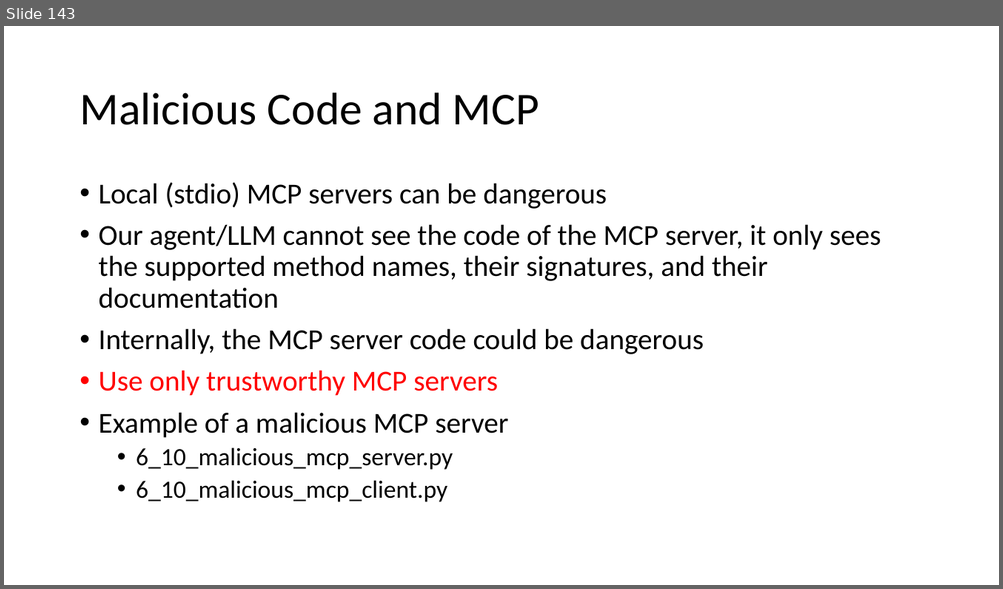
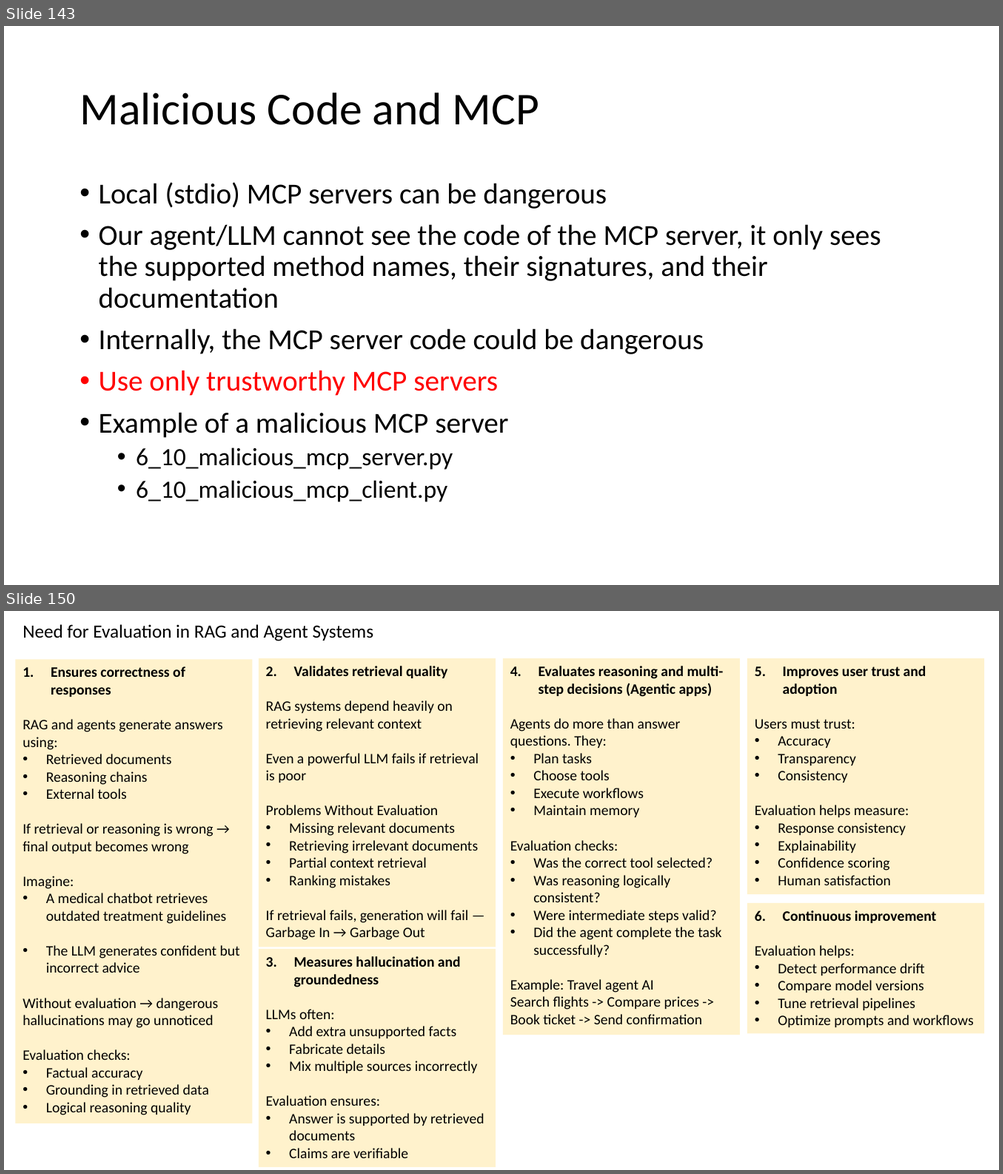
Before and after one commit to atulkahatecdac/agenticai_real, a slide deck: presentation/Agentic AI - Realpage.pptx. Shown one above the other, each under a label of ours: slide 143 before the commit, slides 143 and 150 after it; the slides between them are not shown. The pictures are 1003x589 and 1003x1174 pixels, drawn with LibreOffice and Linux fonts; fonts in the diff are those of the drawing. Boxes give left, top, right and bottom in pixels: in the first picture for what was removed or moved away, otherwise in the second. Text is boxed around its words. In the diff, an @@ line names an element or a change of style, - is before the commit and + after.

```diff
--- a/presentation/Agentic AI - Realpage.pptx
+++ b/presentation/Agentic AI - Realpage.pptx
@@ slide 150 added at (4,611,999,1170), background #FFFFFF @@
@@ text added at (22,624,374,641), 18 pt, text #000000 @@
+Need for Evaluation in RAG and Agent Systems
@@ rectangle added at (15,660,253,1125), fill #FFF2CC, 14 pt, text #000000 @@
+1. Ensures correctness of responses
+RAG and agents generate answers using:
+• Retrieved documents
+• Reasoning chains
+• External tools
+If retrieval or reasoning is wrong → final output becomes wrong
+Imagine:
+• A medical chatbot retrieves outdated treatment guidelines
+• The LLM generates confident but incorrect advice
+Without evaluation → dangerous hallucinations may go unnoticed
+Evaluation checks:
+• Factual accuracy
+• Grounding in retrieved data
+• Logical reasoning quality
@@ rectangle added at (259,659,495,948), fill #FFF2CC, 14 pt, text #000000 @@
+2. Validates retrieval quality
+RAG systems depend heavily on retrieving relevant context
+Even a powerful LLM fails if retrieval is poor
+Problems Without Evaluation
+• Missing relevant documents
+• Retrieving irrelevant documents
+• Partial context retrieval
+• Ranking mistakes
+If retrieval fails, generation will fail — Garbage In → Garbage Out
@@ rectangle added at (504,659,740,1036), fill #FFF2CC, 14 pt, text #000000 @@
+4. Evaluates reasoning and multi-step decisions (Agentic apps)
+Agents do more than answer questions. They:
+• Plan tasks
+• Choose tools
+• Execute workflows
+• Maintain memory
+Evaluation checks:
+• Was the correct tool selected?
+• Was reasoning logically consistent?
+• Were intermediate steps valid?
+• Did the agent complete the task successfully?
+Example: Travel agent AI
+Search flights -> Compare prices -> Book ticket -> Send confirmation
@@ rectangle added at (747,659,984,894), fill #FFF2CC, 14 pt, text #000000 @@
+5. Improves user trust and adoption
+Users must trust:
+• Accuracy
+• Transparency
+• Consistency
+Evaluation helps measure:
+• Response consistency
+• Explainability
+• Confidence scoring
+• Human satisfaction
@@ rectangle added at (747,903,984,1034), fill #FFF2CC, 14 pt, text #000000 @@
+6. Continuous improvement
+Evaluation helps:
+• Detect performance drift
+• Compare model versions
+• Tune retrieval pipelines
+• Optimize prompts and workflows
@@ rectangle added at (259,949,495,1167), fill #FFF2CC, 14 pt, text #000000 @@
+3. Measures hallucination and groundedness
+LLMs often:
+• Add extra unsupported facts
+• Fabricate details
+• Mix multiple sources incorrectly
+Evaluation ensures:
+• Answer is supported by retrieved documents
+• Claims are verifiable
```
Also in this commit, not shown: 2 slides changed, 12 other slides added, 18 other files.
